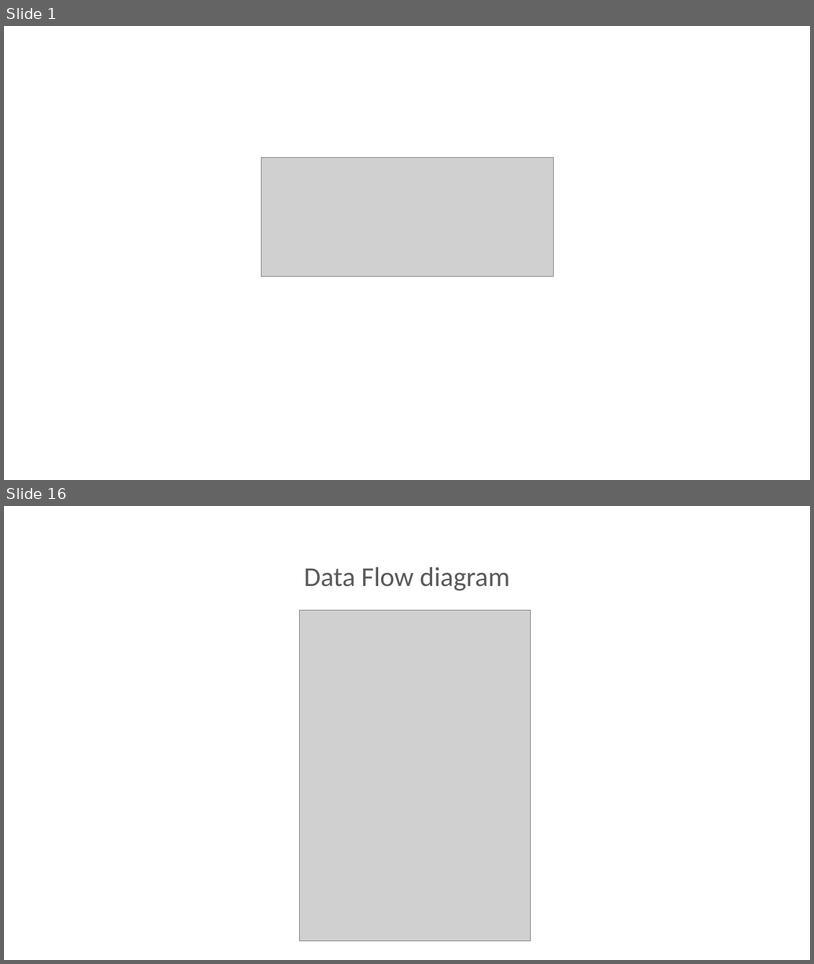
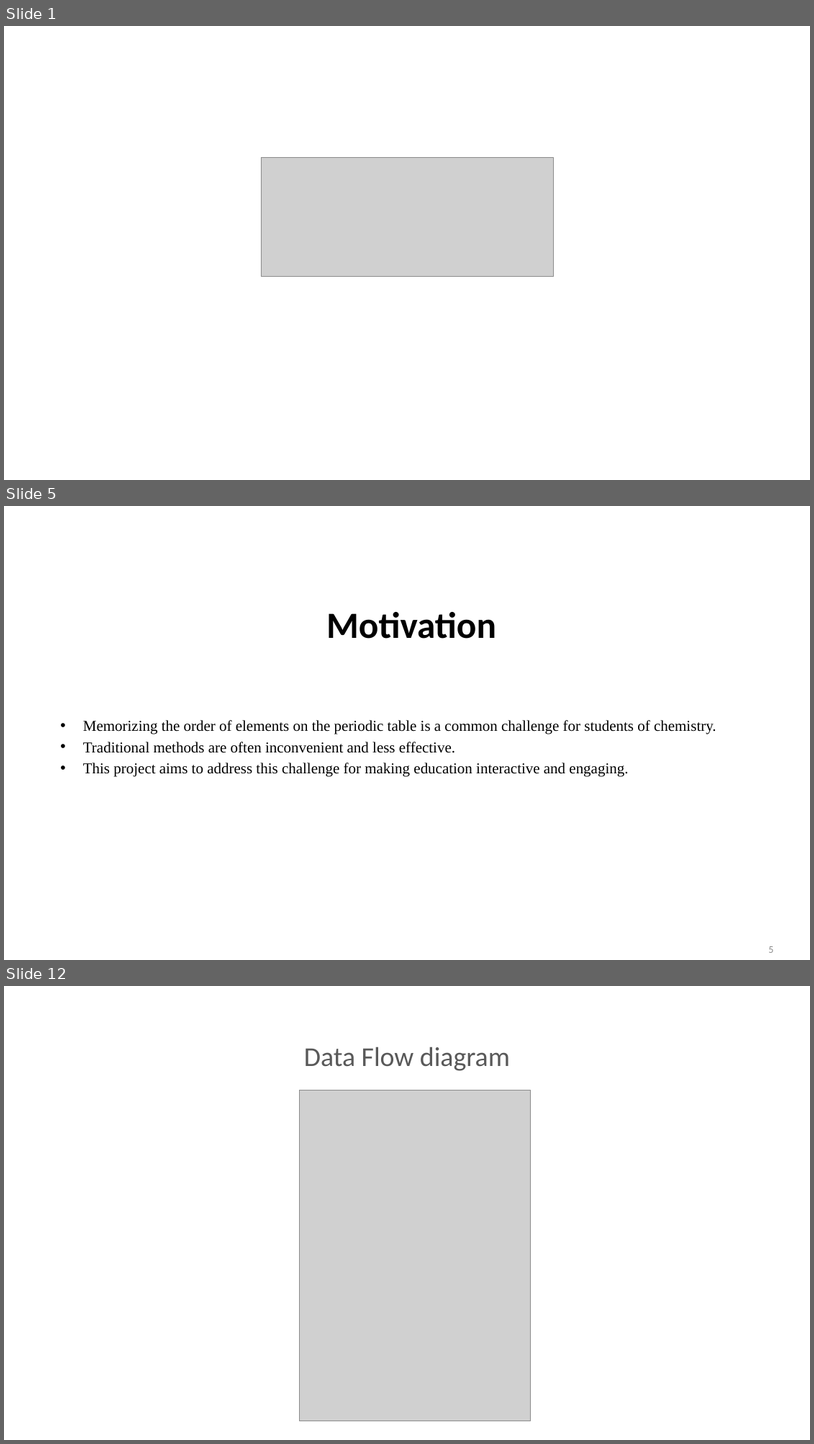
Before and after one commit to shahanxali/Mendeleev-s-Marvel, a slide deck: PPT_.pptx. Shown one above the other, each under a label of ours: slides 1 and 16 before the commit, slides 1, 5 and 12 after it; the slides between them are not shown. The pictures are 814x964 and 814x1444 pixels, drawn with LibreOffice and Linux fonts; fonts in the diff are those of the drawing; grey boxes stand for pictures; background and template pictures are left out. Boxes give left, top, right and bottom in pixels: in the first picture for what was removed or moved away, otherwise in the second. Text is boxed around its words. In the diff, an @@ line names an element or a change of style, - is before the commit and + after.

```diff
--- a/PPT_.pptx
+++ b/PPT_.pptx
@@ slide 5 added at [4,506,810,960], background picture (left out) @@
@@ title added at [327,612,496,638], 44 pt, text #000000, bold @@
+Motivation
@@ text added at [83,720,717,777], 18 pt, text #000000 @@
+• Memorizing the order of elements on the periodic table is a common challenge for students of chemistry.
+• Traditional methods are often inconvenient and less effective.
+• This project aims to address this challenge for making education interactive and engaging.
@@ page number added at [769,946,774,952], 12 pt, text #8C8C8C @@
+5
@@ what was slide 16 is now slide 12 @@
```
Also in this commit, not shown: 9 slides changed, 3 other slides added, 8 slides removed, 7 other files.
